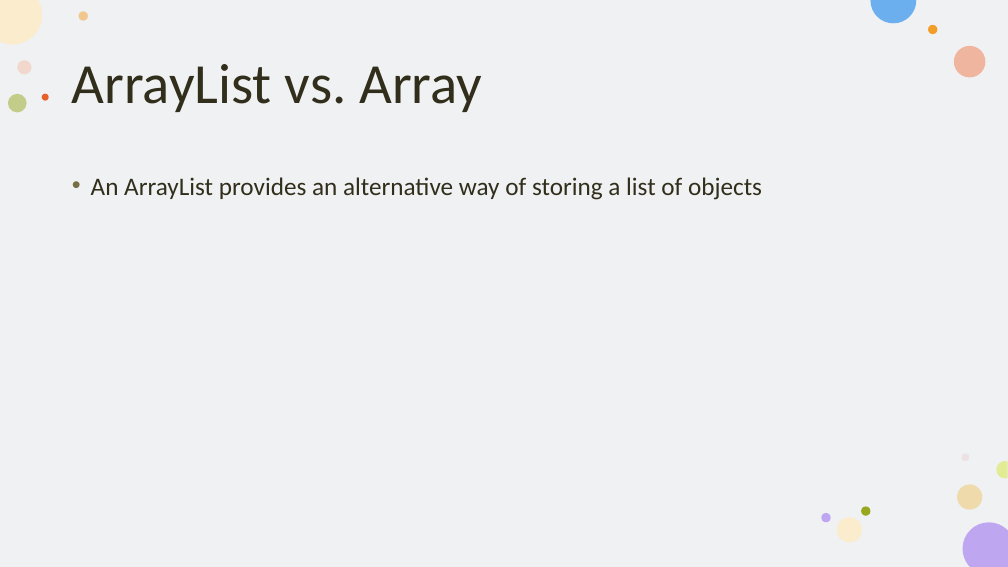
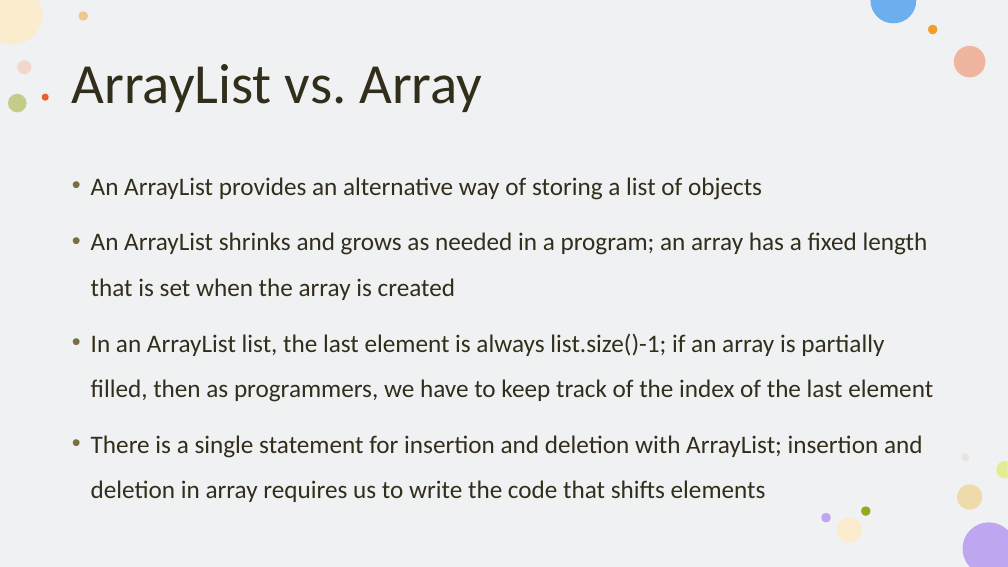
Before and after one commit to KarinaSang/Teaching, a slide deck: slide 15 of AP_Java/Week6/Week6.pptx. Drawn at 1008x567 pixels with LibreOffice and Linux fonts; fonts in the diff are those of the drawing. Boxes give left, top, right and bottom in pixels: in the first picture for what was removed or moved away, otherwise in the second. Text is boxed around its words. In the diff, an @@ line names an element or a change of style, - is before the commit and + after.

```diff
--- a/AP_Java/Week6/Week6.pptx
+++ b/AP_Java/Week6/Week6.pptx
@@ text at [91,232,933,502]: paragraphs added @@
+• An ArrayList shrinks and grows as needed in a program; an array has a fixed length that is set when the array is created
+• In an ArrayList list, the last element is always list.size()-1; if an array is partially filled, then as programmers, we have to keep track of the index of the last element
+• There is a single statement for insertion and deletion with ArrayList; insertion and deletion in array requires us to write the code that shifts elements
```
Also in this commit, not shown: 1 other slide changed, 9 slides added, 5 slides removed, 45 other files.
